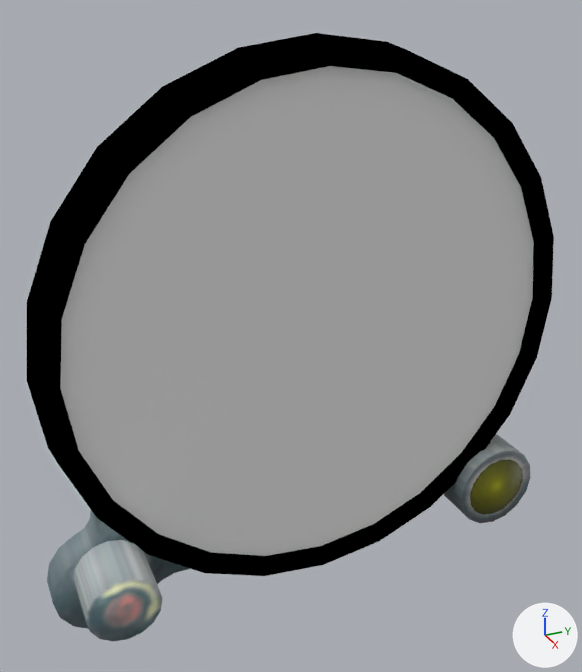
A saved change to the Blender file Panels/Instruments-3d/rv-5m/rv-5m.blend.
One viewpoint serves both versions: a camera (50 mm lens) standing at (0.1128, -0.0549, 0.0552) and looking at (0.0046, -0.0063, 0.0011). The axes (+X, +Y, +Z) are drawn at lower right. The lights are the same throughout.

The scene before the commit, as lines of its bpy script (objects in view):
```python
me_circle_003 = bpy.data.meshes.new('Circle.003')
me_circle_003.from_pydata(...)  # 17 vertices, 16 faces; spans x 0.005, y -0.0439..0.0434, z -0.0434..0.0439
me_circle_003.polygons.foreach_set('use_smooth', [True] * 16)
me_circle_003.materials.append(mat_glass)  # white #e7e7e7
me_mesh_009 = bpy.data.meshes.new('Mesh.009')
me_mesh_009.from_pydata(...)  # 96 vertices, 72 faces; spans x 0.001..0.0067, y -0.0443..0.0437, z -0.0438..0.0442
me_mesh_009.polygons.foreach_set('use_smooth', [True] * 72)
me_mesh_009.materials.append(mat_mat_3_001)  # black #000000
me_sphere = bpy.data.meshes.new('Sphere')
me_sphere.from_pydata(...)  # 65 vertices, 64 faces; spans x 0.14728..0.14921, y 0.02992..0.04303, z -0.04462..-0.03152
me_sphere.polygons.foreach_set('use_smooth', [True] * 64)
me_sphere.materials.append(mat_face_png)  # picture img_face_png
ob_bezel = bpy.data.objects.new('bezel', me_mesh_009)
ob_bezel.location = (-0.0011, 0.0, 0.0)
ob_bezel.rotation_euler = (1.571, 0.0, 0.0)  # degrees (90, 0, 0)
ob_bezel.scale = (1.06, 1.06, 1.06)
ob_glass = bpy.data.objects.new('glass', me_circle_003)
ob_glass.location = (-0.0003, 0.0, 0.0)
ob_glass.rotation_euler = (1.571, 0.0, 0.0)  # degrees (90, 0, 0)
ob_glass.show_transparent = True
ob_lamp = bpy.data.objects.new('lamp', me_sphere)
ob_lamp.location = (-0.1392, 0.0, 0.0)
# also in view: 'hs' at (0.0107, -0.0391, -0.0342); 'Circle.004' at (0.0029, -0.0372, -0.0339); 'Circle.003' at (0.0042, 0.0365, -0.0381)
```
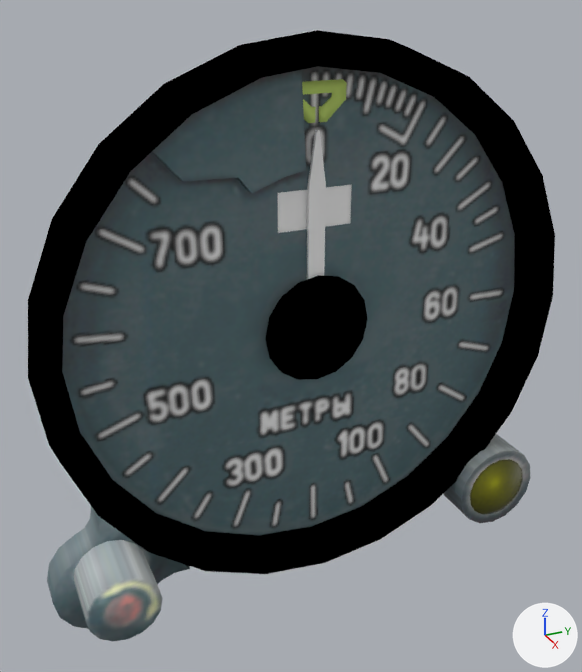
The newer file is also rescaled (x0.782) as a whole; pictures and numbers use the older file's frame.

Boxes [x1, y1, x2, y2] around the edits, measured in the pictures (582 x 672 px):
'glass', hidden: before [60, 66, 534, 556]
'bezel', mesh moved: before [27, 33, 554, 576]; after [28, 30, 555, 574]
'Circle.001', unchanged, uncovered by the edit: after [62, 66, 515, 535]
'Plane.001', unchanged, uncovered by the edit: after [152, 70, 306, 194]
'center', unchanged, uncovered by the edit: after [265, 275, 368, 380]
'needle', unchanged, uncovered by the edit: after [307, 130, 326, 279]

What changed in the scene script:
```text
Change me_circle_003:
    where me_circle_003.from_pydata(...)  # 17 vertices, 16 faces; spans x 0.005, y -0.0439..0.0434, z -0.0434..0.0439
    used by ob_glass; location = (-0.0003, 0.0, 0.0); rotation_euler = (1.571, 0.0, 0.0), in degrees (90, 0, 0)
    me_circle_003 part 1: the whole mesh is turned -90 degrees about the x axis through its middle and scaled by 1.03, then moved by (0.0017, 0.0003, -0.0002)
Change me_mesh_009:
    where me_mesh_009.from_pydata(...)  # 96 vertices, 72 faces; spans x 0.001..0.0067, y -0.0443..0.0437, z -0.0438..0.0442
    used by ob_bezel; location = (-0.0011, 0.0, 0.0); rotation_euler = (1.571, 0.0, 0.0), in degrees (90, 0, 0); scale = (1.06, 1.06, 1.06)
    me_mesh_009 part 2: the whole mesh is moved by (0.0, 0.0003, -0.0002)
Change ob_glass:
    add ob_glass.hide_set(True)  # its collection is switched off
```
